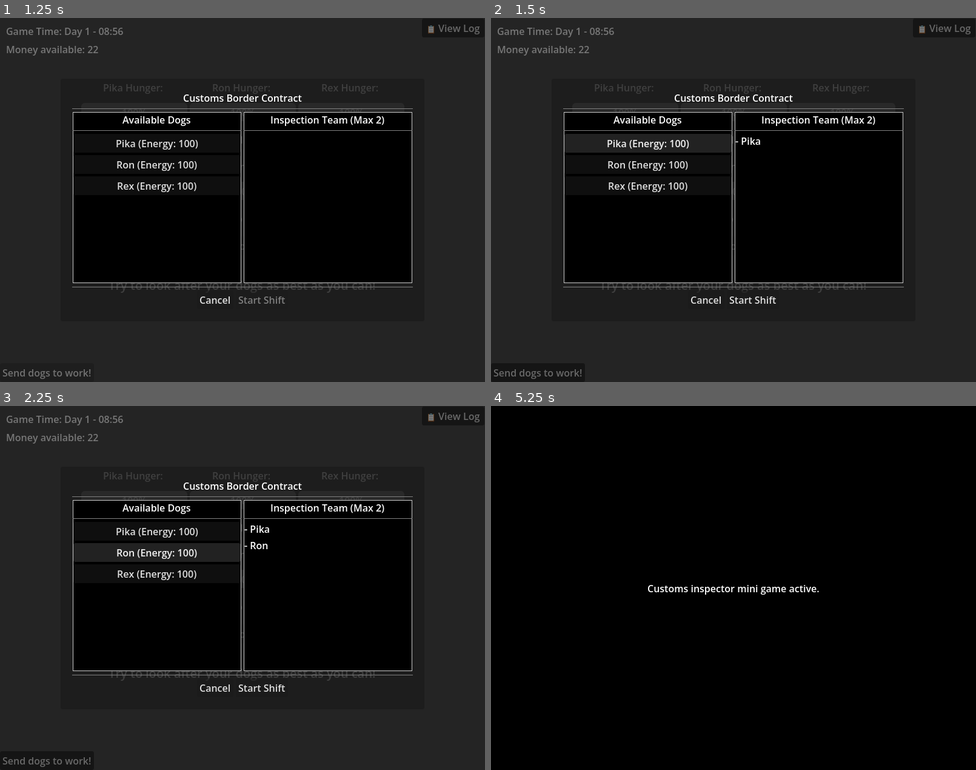
Above: before the commit, frames 1-4 (two rows, left to right).
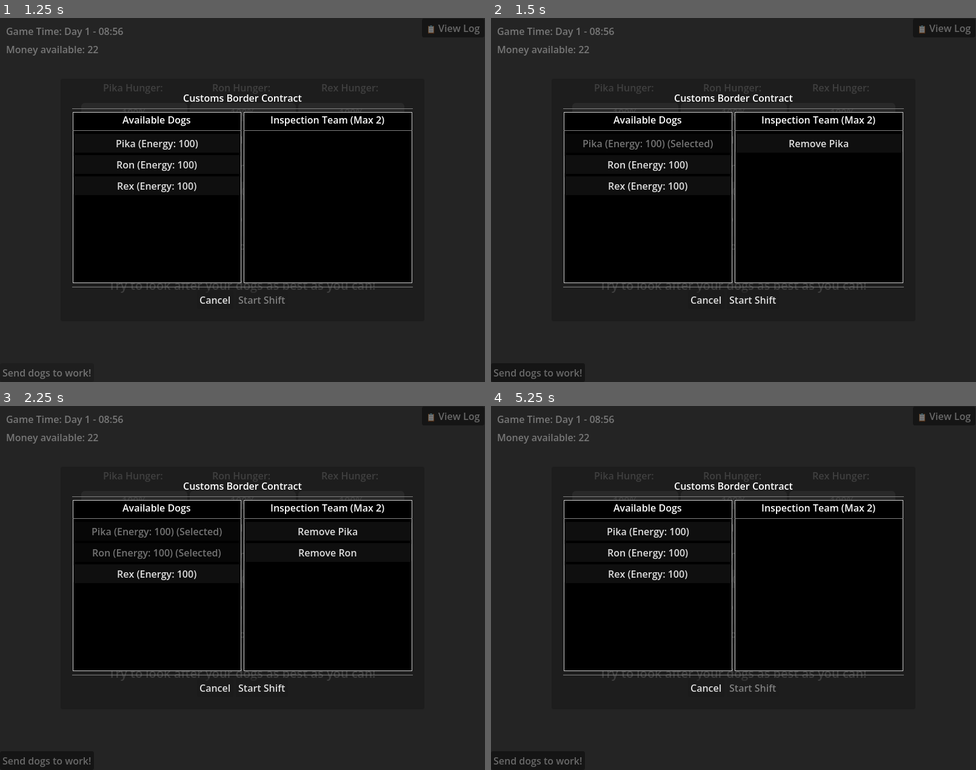
Above: after the commit, the same moments.

Repository: lukaMis/kennel-simulator
Game: Godot game, scene res://scenes/main.tscn
The game is run twice, just before and just after one commit, with the same random seed, the same clock (stepped at 60 frames per second) and the same inputs.
Inputs (mouse positions are in pixels of both pictures, inside the frame that each line leads up to):
- Up to frame 1 (1.25 s): click "Send dogs to work!" at 0.5 s
- Up to frame 2 (1.5 s): click "Pika (Energy: 100)" at 1.25 s
- Up to frame 3 (2.25 s): click "Ron (Energy: 100)" at 2 s
- Up to frame 4 (5.25 s): click "Rex (Energy: 100)" at 2.75 s; click (820, 529) at 3.5 s, where only the run after the commit has a clickable "Remove Pika"; click (820, 529) at 4.25 s, where only the run after the commit has a clickable "Remove Ron"; click (752, 686) at 5 s, where only the run before the commit has a clickable "Start Shift"

Frame 1 is identical in both runs. In frame 2, 1.9% of the frame differs, in the area x 15-74%, y 31-37%; in frame 3, 2.4%; in frame 4, 68%, in the area x 0-100%, y 0-100%.

Commit message:
added option to remove dog from current shift team

Diff:
--- a/scripts/customs_staging_modal.gd
+++ b/scripts/customs_staging_modal.gd
@@ -22,12 +22,20 @@
 func open_modal() -> void:
 	# 1. Freeze the game state immediately
 	GlobalState.set_game_running(false)
+	selected_team.clear()
+	_refresh_ui()
+	show()
 
-	selected_team.clear()
 
-	_populate_roster(GlobalState.master_dog_roster)
-	_update_ui()
-	show()
+func _refresh_ui() -> void:
+	# 2. Rebuild Roster (Left Side)
+	_rebuild_roster()
+
+	# 3. Rebuild Team (Right Side)
+	_rebuild_shift_team()
+
+	# Update start button state
+	button_start.disabled = selected_team.is_empty()
 
 
 func _on_cancel_pressed() -> void:
@@ -47,40 +55,48 @@
 	get_tree().change_scene_to_file("res://scenes/customs_inspector.tscn")
 
 
-func _populate_roster(dogs: Array[DogResource]) -> void:
+func _on_roster_dog_selected(dog: DogResource) -> void:
+	if selected_team.size() < MAX_TEAM_SIZE:
+		selected_team.append(dog)
+		_refresh_ui()
+
+
+func _on_team_dog_clicked(dog: DogResource) -> void:
+	selected_team.erase(dog)
+	_refresh_ui()
+
+
+func _rebuild_roster() -> void:
+	# clear current roster
 	for child in roster_list.get_children():
 		child.queue_free()
 
-	for dog in dogs:
+	# 2. Rebuild Roster (Left Side)
+	for dog in GlobalState.master_dog_roster:
 		var btn = Button.new()
 		btn.text = "%s (Energy: %d)" % [dog.name, dog.energy]
 
-		# Stat Validation: Lock out exhausted or sleeping dogs
-		if dog.energy < 20.0 or dog.is_sleeping:
+		# Disable if exhausted, sleeping, OR already selected
+		var is_in_team = selected_team.has(dog)
+		if dog.energy < 20.0 or dog.is_sleeping or is_in_team:
 			btn.disabled = true
-			btn.text += " - UNAVAILABLE"
+			if is_in_team:
+				btn.text += " (Selected)"
 		else:
-			# Bind the specific dog resource to the button press
 			btn.pressed.connect(_on_roster_dog_selected.bind(dog))
 
 		roster_list.add_child(btn)
 
 
-func _update_ui() -> void:
-	# Update the right column (Selected Team)
+func _rebuild_shift_team():
+	# clear current team
 	for child in team_list.get_children():
 		child.queue_free()
 
+	# 3. Rebuild Team (Right Side)
 	for dog in selected_team:
-		var lbl = Label.new()
-		lbl.text = "- %s" % dog.name
-		team_list.add_child(lbl)
-
-	# Enable the Start button only if at least 1 dog is selected
-	button_start.disabled = selected_team.is_empty()
-
-
-func _on_roster_dog_selected(dog: DogResource) -> void:
-	if selected_team.size() < MAX_TEAM_SIZE and not selected_team.has(dog):
-		selected_team.append(dog)
-		_update_ui()
+		var btn = Button.new()
+		btn.text = "Remove %s" % dog.name
+		# When clicked, remove this specific dog
+		btn.pressed.connect(_on_team_dog_clicked.bind(dog))
+		team_list.add_child(btn)
